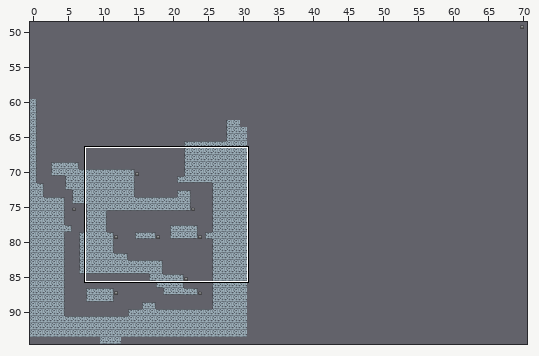
An edit to a level. Tiled map, lvls/finallvl.tmx. Above: a wide view before the commit, with the close-up outlined.
Close-up. Before:
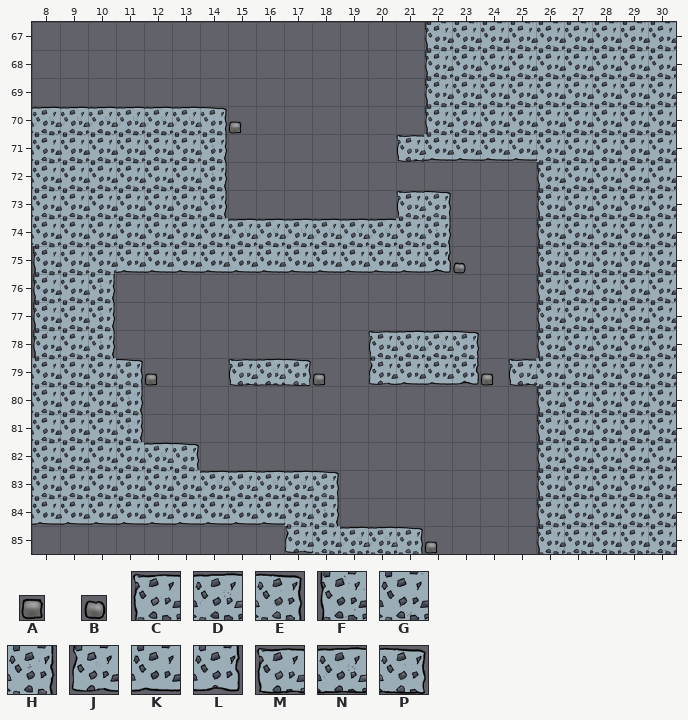
Cells are 80x80 px. Shown: x 8..30, y 67..85.
Key: from "smallstone": A 0, B 1; from "stoned": C 0, D 1, E 2, F 3, G 4, H 5, J 6, K 7, L 8; from "widestone": M 0, N 1, P 2.
_ is an empty cell.
Layers that did not change in this view are not listed.
Layer "Solid" before, first column x 8:
67 ______________FGGGGGGGG
68 ______________FGGGGGGGG
69 ______________FGGGGGGGG
70 DDDDDDE_______FGGGGGGGG
71 GGGGGGH______MKKKKGGGGG
72 GGGGGGH___________FGGGG
73 GGGGGGH______CE___FGGGG
74 GGGGGGG_DDDDDGH___FGGGG
75 FGGKKKKKKKKKKKL___FGGGG
76 FGH_______________FGGGG
77 FGH_______________FGGGG
78 FGH_________CDDE__FGGGG
79 GGGE___MNP__JKKL_MGGGGG
80 GGGH______________FGGGG
81 GGGH______________FGGGG
82 GGGGDE____________FGGGG
83 GGGGGGDDDDE_______FGGGG
84 KKKKKKKKKGH_______FGGGG
85 _________JGDDE____FGGGG
Layer "SmallSolid" before, first column x 8:
67 _______________________
68 _______________________
69 _______________________
70 _______A_______________
71 _______________________
72 _______________________
73 _______________________
74 _______________________
75 _______________B_______
76 _______________________
77 _______________________
78 _______________________
79 ____A_____A_____A______
80 _______________________
81 _______________________
82 _______________________
83 _______________________
84 _______________________
85 ______________A________
After:
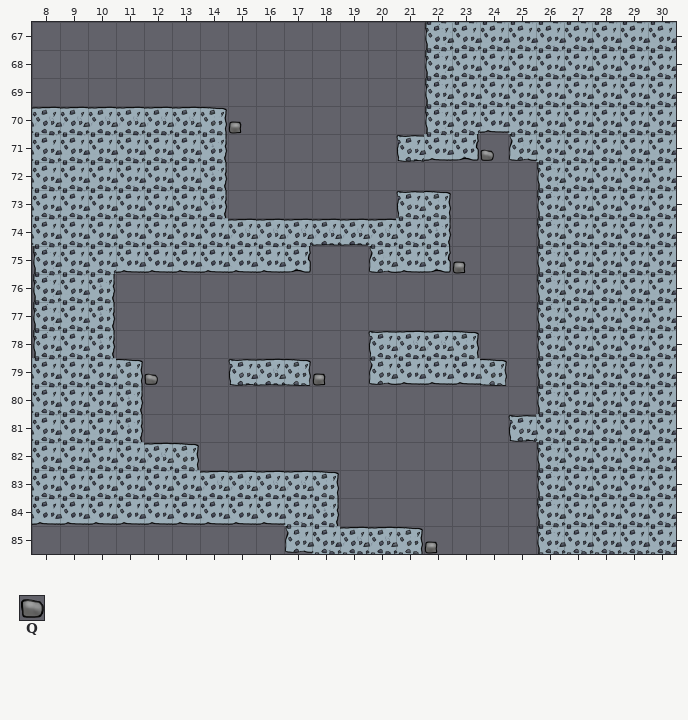
Further tiles: from "smallstone": Q 3.
The edit:
Changed rows in their new state; . is an unchanged cell.
Layer "Solid":
first column x 17:
70 .......K.
71 ......L_J
74 .NN......
75 L__J.....
first column x 23:
79 KP_F
81 ..MG
Layer "SmallSolid":
first column x 24:
71 Q
first column x 23:
75 A
first column x 12:
79 Q..........._
Where, in picture pixels (left, top, right, bottom), the same in both close-ups:
changed: (452, 106, 536, 161)
changed: (284, 244, 396, 273)
changed: (452, 261, 466, 274)
changed: (144, 373, 158, 386)
changed: (452, 358, 564, 386)
changed: (508, 414, 564, 442)
